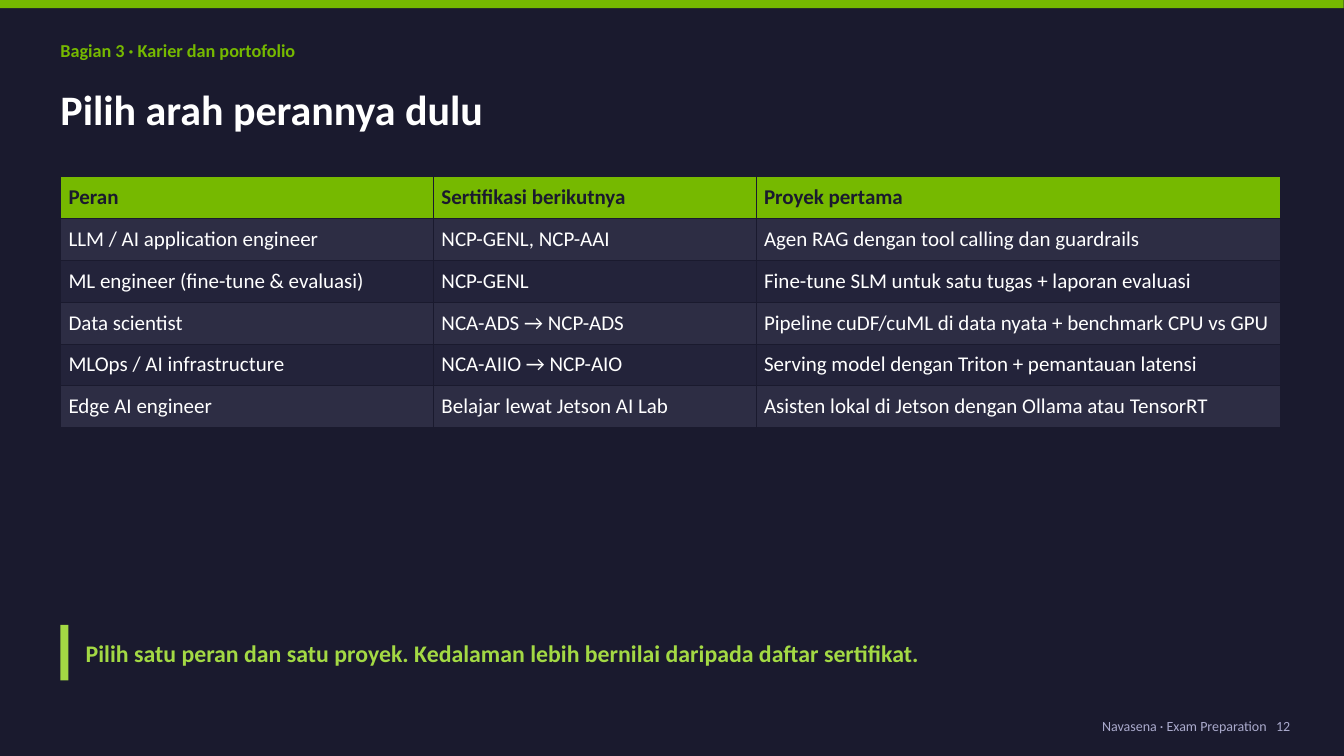
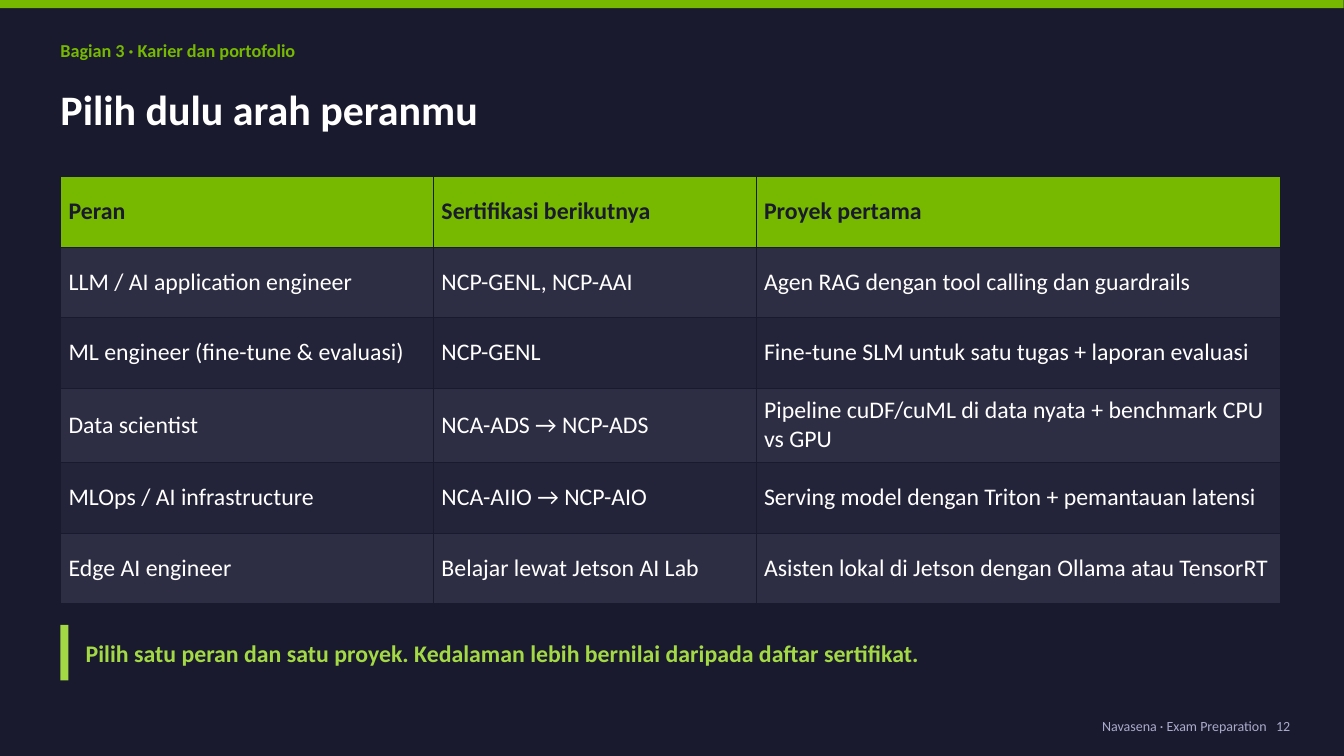
Before and after one commit to chmdznr/navasena-gen-ml-course, a slide deck: slide 12 of docs/exam_prep_slides/exam_prep.pptx. Drawn at 1344x756 pixels with LibreOffice and Linux fonts; fonts in the diff are those of the drawing. Boxes give left, top, right and bottom in pixels: in the first picture for what was removed or moved away, otherwise in the second. Text is boxed around its words. In the diff, an @@ line names an element or a change of style, - is before the commit and + after.

```diff
--- a/docs/exam_prep_slides/exam_prep.pptx
+++ b/docs/exam_prep_slides/exam_prep.pptx
@@ text at <box>60,95,477,132</box>: text changed @@
-Pilih arah perannya dulu
+Pilih dulu arah peranmu
@@ table at <box>60,176,1280,584</box> @@
@@ size 15 to 17 pt @@
```
Also in this commit, not shown: 4 other slides changed, 1 other file.
